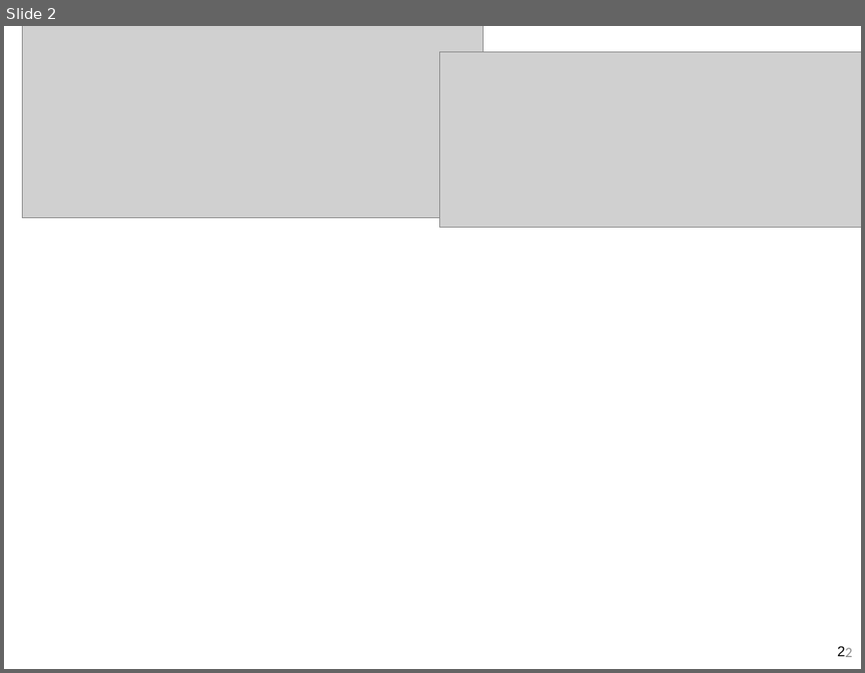
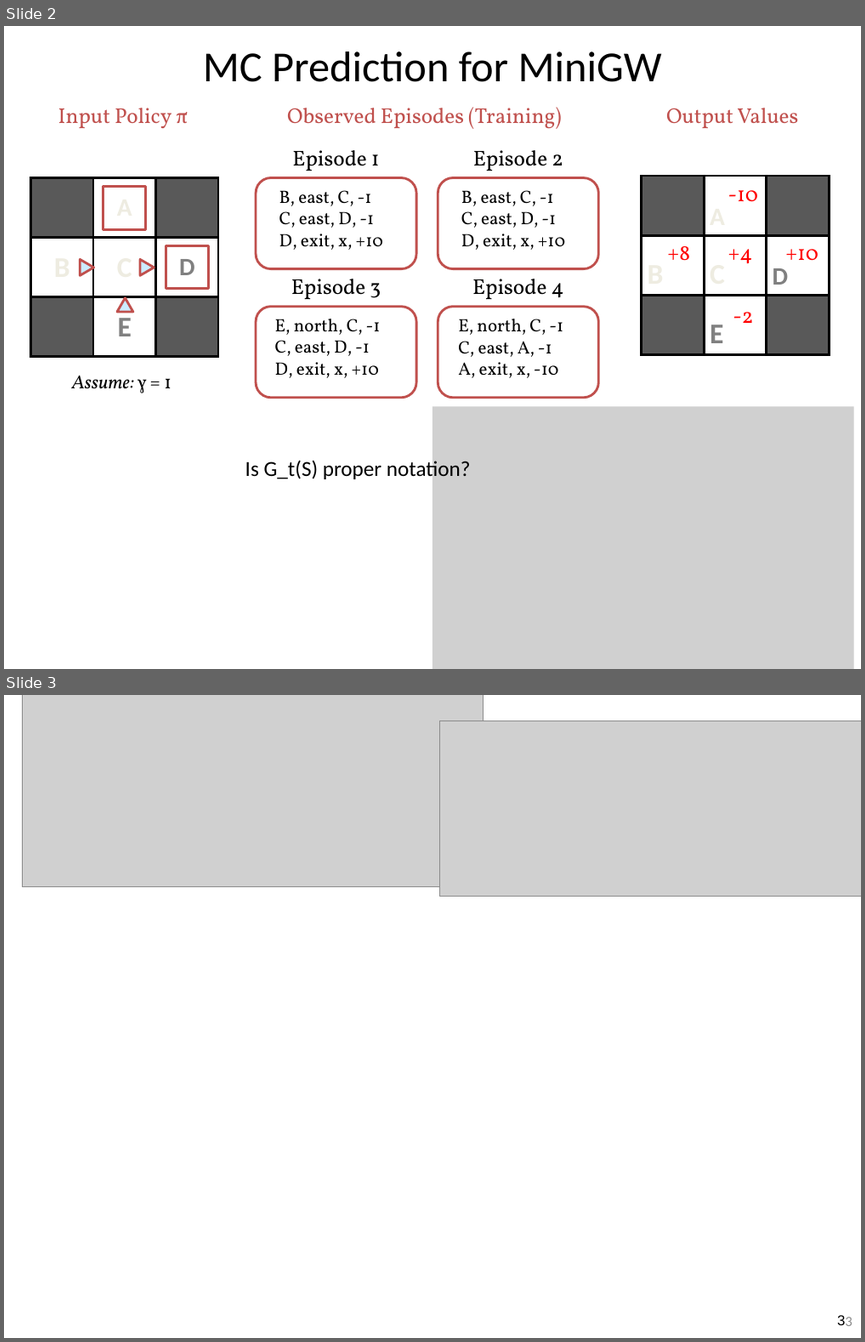
Before and after one commit to guzonghua/saav, a slide deck: PPTs/bak/UMU SDC TODO.pptx. Shown one above the other, each under a label of ours: slide 2 before the commit, slides 2 and 3 after it. The pictures are 865x673 and 865x1342 pixels, drawn with LibreOffice and Linux fonts; fonts in the diff are those of the drawing; grey boxes stand for pictures. Boxes give left, top, right and bottom in pixels: in the first picture for what was removed or moved away, otherwise in the second. Text is boxed around its words. In the diff, an @@ line names an element or a change of style, - is before the commit and + after.

```diff
--- a/PPTs/bak/UMU SDC TODO.pptx
+++ b/PPTs/bak/UMU SDC TODO.pptx
@@ slide 2 added at [4, 26, 861, 669], background #FFFFFF @@
@@ title added at [203, 52, 662, 82], 36 pt, text #000000 @@
+MC Prediction for MiniGW
@@ text added at [58, 108, 188, 128], 18 pt, text #C0504D @@
+Input Policy π
@@ text added at [287, 107, 562, 129], 18 pt, text #C0504D @@
+Observed Episodes (Training)
@@ text added at [666, 108, 798, 128], 18 pt, text #C0504D @@
+Output Values
@@ text added at [292, 150, 380, 170], 18 pt, text #000000 @@
+Episode 1
@@ text added at [473, 150, 563, 170], 18 pt, text #000000 @@
+Episode 2
@@ table added at [30, 177, 218, 357], 3 rows, 3 columns @@
+ | A | 
+B | C | D
+ | E | 
@@ rounded rectangle added at [256, 177, 417, 268], outline #C0504D 2 pt @@
@@ rounded rectangle added at [438, 177, 599, 268], outline #C0504D 2 pt @@
@@ table added at [642, 176, 829, 355], 3 rows, 3 columns @@
+ | A | 
+B | C | D
+ | E | 
@@ rectangle added at [103, 186, 145, 229], outline #C0504D 2 pt @@
@@ text added at [279, 190, 383, 250], 15 pt, text #000000 @@
+B, east, C, -1
+C, east, D, -1
+D, exit, x, +10
@@ text added at [461, 190, 565, 250], 15 pt, text #000000 @@
+B, east, C, -1
+C, east, D, -1
+D, exit, x, +10
@@ text added at [728, 190, 758, 202], 18 pt, text #FF0000 @@
+-10
@@ rectangle added at [166, 245, 209, 288], outline #C0504D 2 pt @@
@@ text added at [667, 246, 690, 261], 18 pt, text #FF0000 @@
++8
@@ text added at [728, 249, 753, 263], 18 pt, text #FF0000 @@
++4
@@ text added at [785, 249, 818, 261], 18 pt, text #FF0000 @@
++10
@@ triangle added at [80, 260, 93, 276], fill #CCECFF, outline #C0504D 2 pt @@
@@ triangle added at [141, 260, 154, 276], fill #CCECFF, outline #C0504D 2 pt @@
@@ text added at [291, 278, 381, 299], 18 pt, text #000000 @@
+Episode 3
@@ text added at [472, 278, 564, 299], 18 pt, text #000000 @@
+Episode 4
@@ triangle added at [117, 298, 133, 312], fill #CCECFF, outline #C0504D 2 pt @@
@@ rounded rectangle added at [256, 306, 417, 397], outline #C0504D 2 pt @@
@@ text added at [275, 318, 381, 378], 15 pt, text #000000 @@
+E, north, C, -1
+C, east, D, -1
+D, exit, x, +10
@@ rounded rectangle added at [438, 306, 599, 397], outline #C0504D 2 pt @@
@@ text added at [458, 318, 563, 378], 15 pt, text #000000 @@
+E, north, C, -1
+C, east, A, -1
+A, exit, x, -10
@@ text added at [732, 312, 753, 323], 18 pt, text #FF0000 @@
+-2
@@ text added at [72, 375, 171, 393], 16 pt, text #000000, italic @@
+Assume: γ = 1
@@ picture added at [432, 407, 854, 669] @@
@@ text added at [245, 459, 471, 482], 18 pt, text #000000 @@
+Is G_t(S) proper notation?
@@ what was slide 2 is now slide 3 @@
@@ page number at [837, 1315, 845, 1325]: text changed @@
-2
+3
@@ page number at [845, 1316, 851, 1326]: text changed @@
-2
+3
```
Also in this commit, not shown: 1 slide changed, 5 other files.
